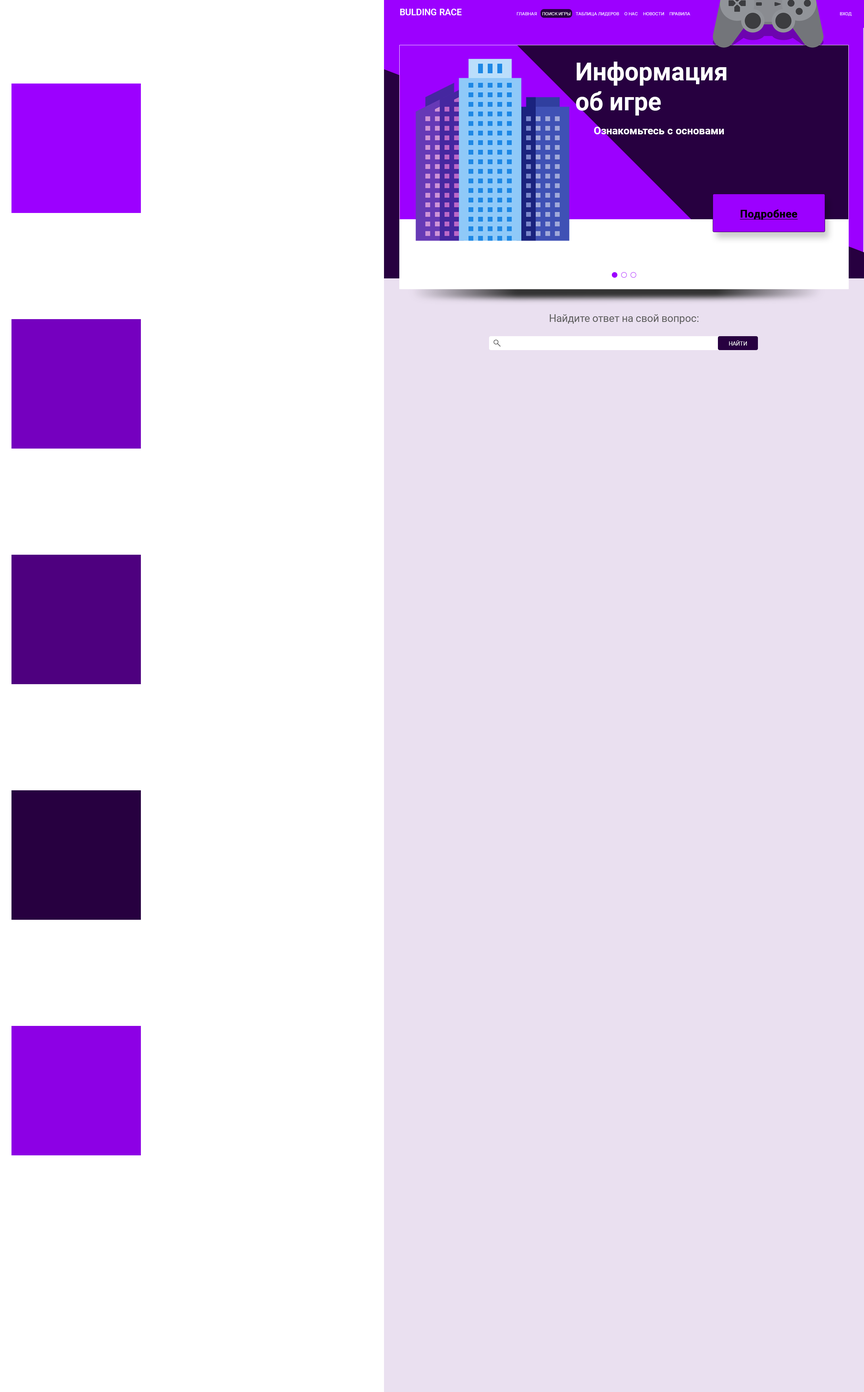
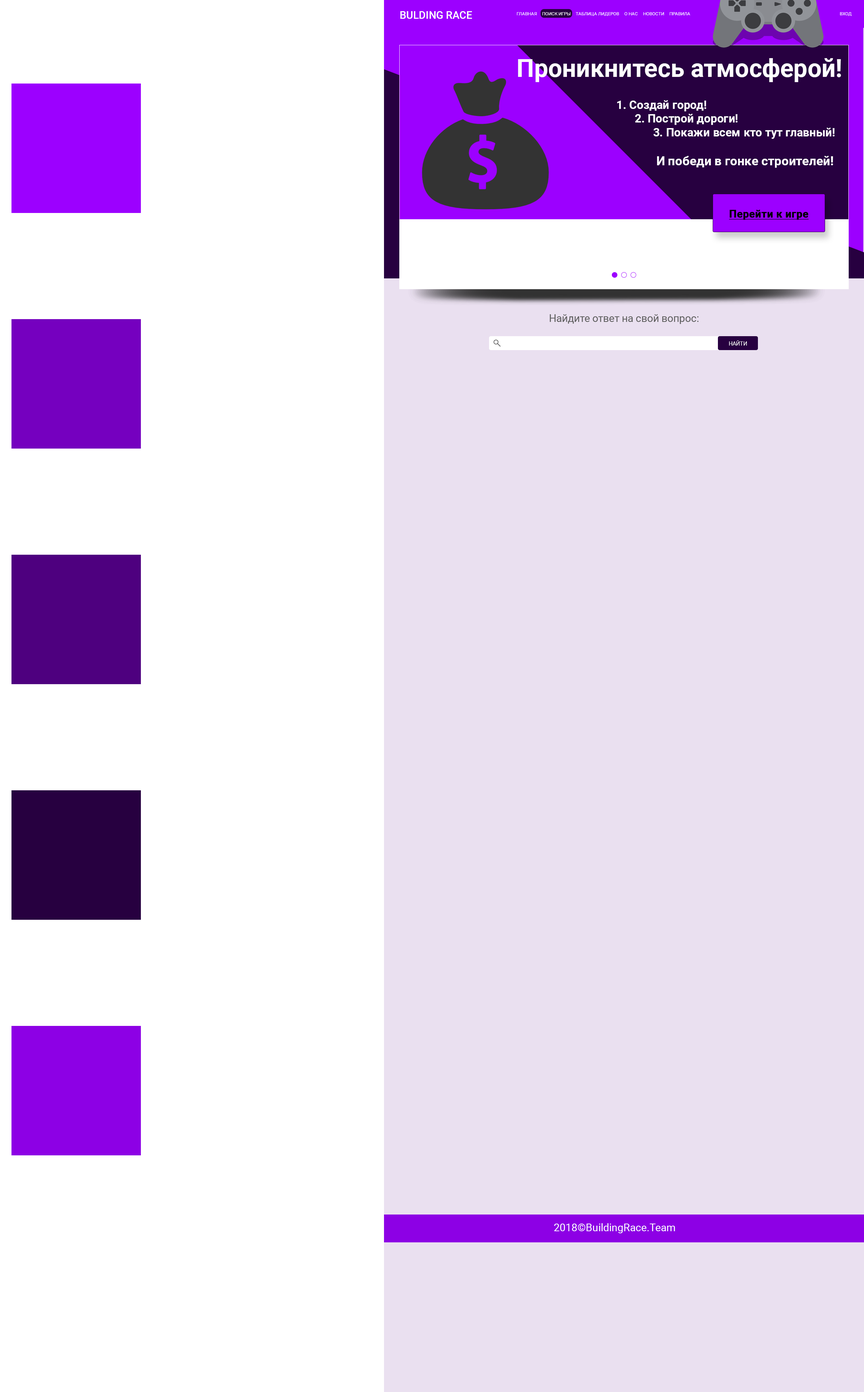
Before/after of a 864 × 1392 layered artwork. What changed in the layer stack:
added group "banner3" with 17 layers in group "home" over [410, 58, 842, 305]
added group "about" (1st of 3, in "home" › "banner3") with 1 layers in group "banner3" over [617, 100, 836, 168]
added layer "1. Создай город! 2. Построй дороги! 3. Покажи" (1st of 2, in "home" › "banner3" › "about") in group "about" over [617, 100, 836, 168]
added group "title_banner" (1st of 3, in "home" › "banner3") with 2 layers in group "banner3" over [422, 58, 842, 210]
added layer "Слой 3" (1st of 2, in "home" › "banner3" › "title_banner") in group "title_banner" over [422, 71, 550, 210]
added group "bg_banner" (1st of 3, in "home" › "banner3") with 4 layers in group "banner3" over [410, 58, 842, 305]
added layer "color2" (1st of 4, in "home" › "banner3" › "bg_banner") in group "bg_banner" over [517, 58, 842, 241]
added layer "color1" (1st of 4, in "home" › "banner3" › "bg_banner") in group "bg_banner" over [415, 58, 842, 241]
added group "banner2" with 17 layers in group "home" over [410, 58, 842, 305]
added group "about" (2nd of 3, in "home" › "banner2") with 1 layers in group "banner2" over [617, 100, 836, 168]
added layer "1. Создай город! 2. Построй дороги! 3. Покажи" (2nd of 2, in "home" › "banner2" › "about") in group "about" over [617, 100, 836, 168]
added group "title_banner" (2nd of 3, in "home" › "banner2") with 2 layers in group "banner2" over [422, 58, 842, 210]
added layer "Слой 3" (2nd of 2, in "home" › "banner2" › "title_banner") in group "title_banner" over [422, 71, 550, 210]
added group "bg_banner" (2nd of 3, in "home" › "banner2") with 4 layers in group "banner2" over [410, 58, 842, 305]
added layer "color2" (2nd of 4, in "home" › "banner2" › "bg_banner") in group "bg_banner" over [517, 58, 842, 241]
added layer "color1" (2nd of 4, in "home" › "banner2" › "bg_banner") in group "bg_banner" over [415, 58, 842, 241]
…and 17 more changes (15 added, 2 painted)
